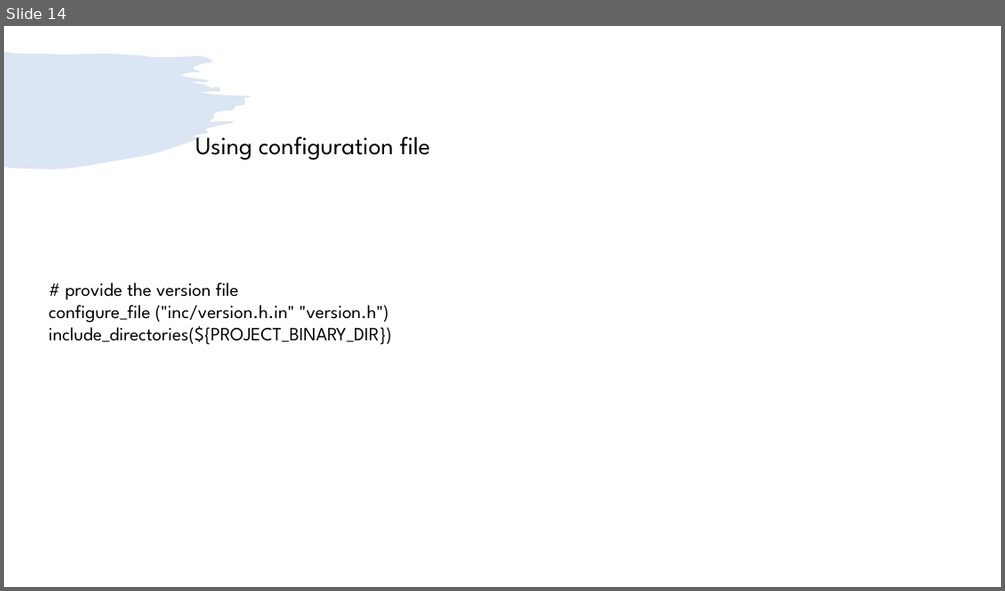
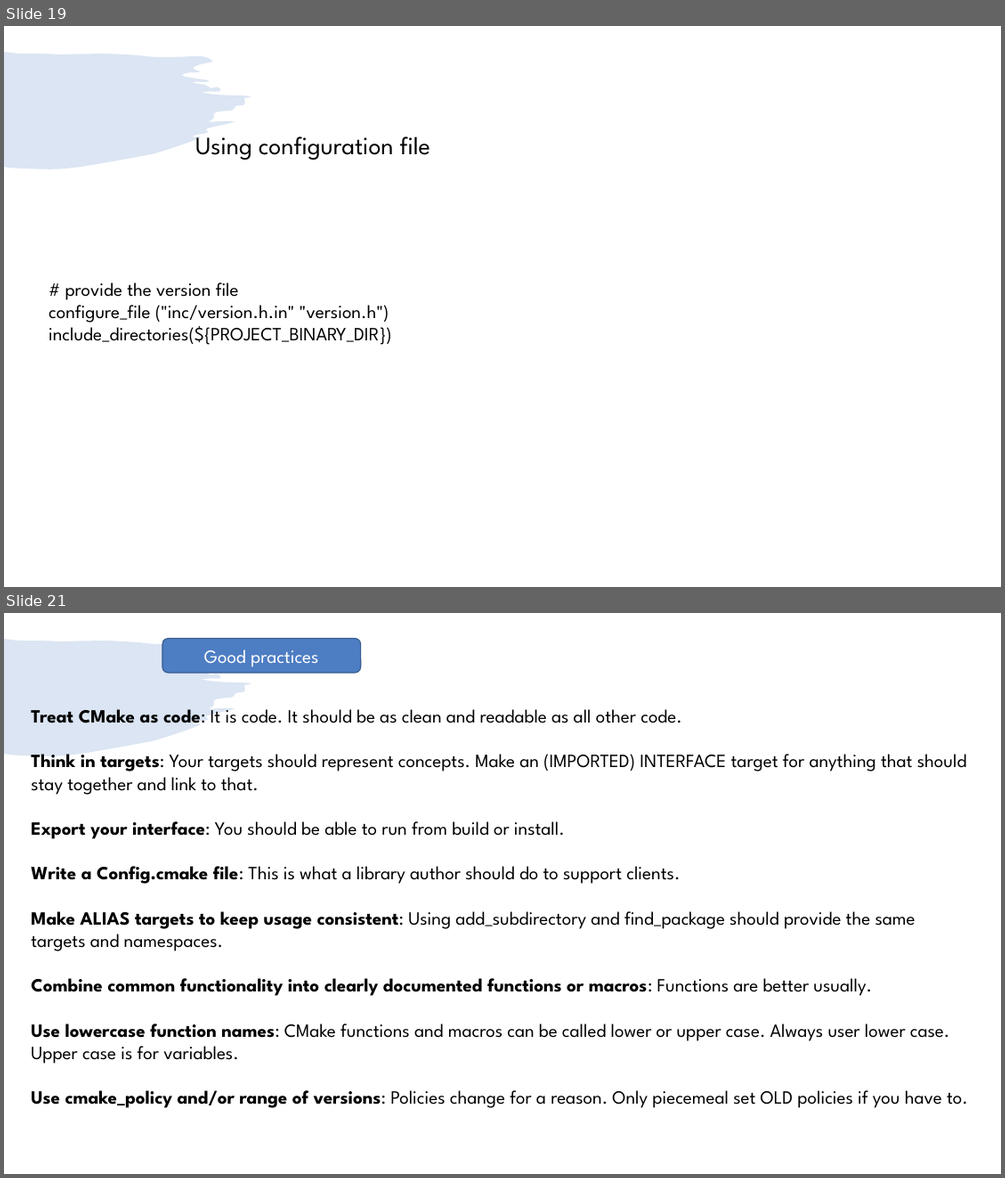
Before and after one commit to girishlande/cmake, a slide deck: learnings.pptx. Shown one above the other, each under a label of ours: slide 14 before the commit, slides 19 and 21 after it; the slides between them are not shown. The pictures are 1005x591 and 1005x1178 pixels, drawn with LibreOffice and Linux fonts; fonts in the diff are those of the drawing. Boxes give left, top, right and bottom in pixels: in the first picture for what was removed or moved away, otherwise in the second. Text is boxed around its words. In the diff, an @@ line names an element or a change of style, - is before the commit and + after.

```diff
--- a/learnings.pptx
+++ b/learnings.pptx
@@ slide 21 added at (x1=4, y1=613, x2=1001, y2=1174), background #FFFFFF; not listed: 1 template element that a slide beside it also shows @@
@@ rounded rectangle added at (x1=162, y1=639, x2=361, y2=673), fill #4D7DC3, outline #395C90 1 pt, 18 pt, text #FFFFFF @@
+Good practices
@@ text added at (x1=31, y1=709, x2=968, y2=1108), 18 pt, text #000000 @@
+Treat CMake as code: It is code. It should be as clean and readable as all other code.
+Think in targets: Your targets should represent concepts. Make an (IMPORTED) INTERFACE target for anything that should stay together and link to that.
+Export your interface: You should be able to run from build or install.
+Write a Config.cmake file: This is what a library author should do to support clients.
+Make ALIAS targets to keep usage consistent: Using add_subdirectory and find_package should provide the same targets and namespaces.
+Combine common functionality into clearly documented functions or macros: Functions are better usually.
+Use lowercase function names: CMake functions and macros can be called lower or upper case. Always user lower case. Upper case is for variables.
+Use cmake_policy and/or range of versions: Policies change for a reason. Only piecemeal set OLD policies if you have to.
@@ what was slide 14 is now slide 19 @@
```
Also in this commit, not shown: 6 slides changed, 7 other slides added, 3 slides removed.
